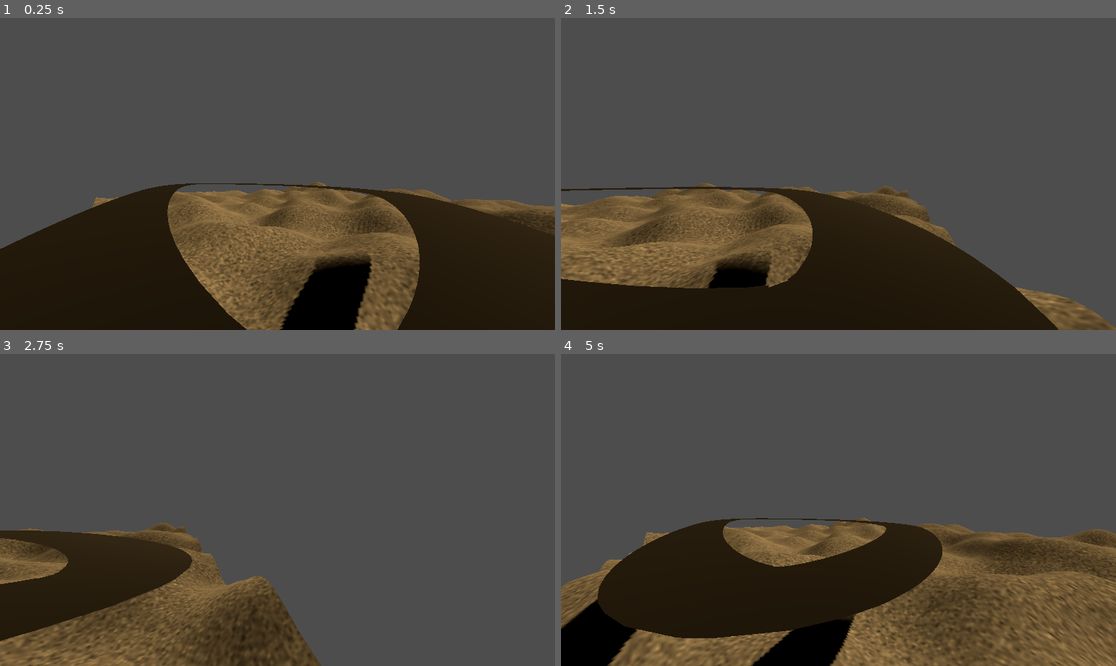
Above: before the commit, frames 1-4 (two rows, left to right).
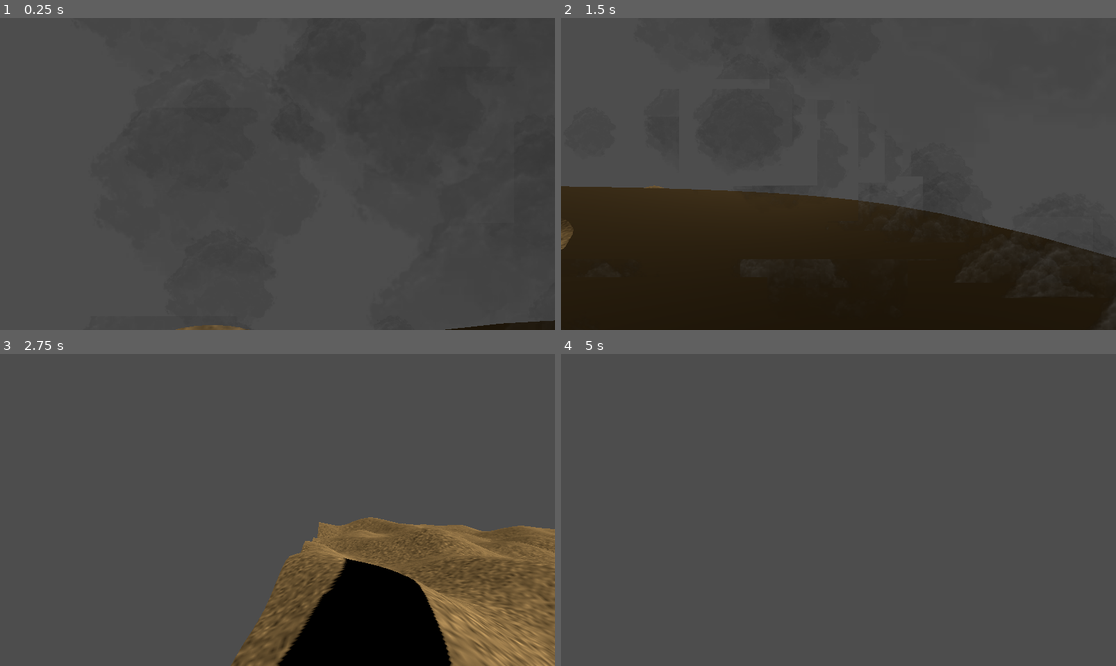
Above: after the commit, the same moments.

Repository: 360-g5/assignments
Game: Godot game, scene res://scenes/world.tscn
The game is run twice, just before and just after one commit, with the same random seed, the same clock (stepped at 60 frames per second) and the same inputs.
Inputs:
- Up to frame 1 (0.25 s): no input
- Up to frame 2 (1.5 s): hold Right (move_right) 0.53-1.28 s; hold Down (move_backward) from 1.28 s (still down)
- Up to frame 3 (2.75 s): release Down (move_backward) at 2.03 s; hold Right (move_right) from 2.03 s (still down)
- Up to frame 4 (5 s): release Right (move_right) at 2.78 s; hold Up (move_forward) 2.78-3.53 s; hold Left (move_left) from 3.53 s (still down)

The runs differ from the first frame. In frame 1, 42% of the frame differs, in the area x 0-100%, y 52-100%; in frame 2, 20%; in frame 3, 41%; in frame 4, 43%.

Commit message:
added collision to player and terrain and track

Diff:
--- a/a2-driving-sim/scenes/world.tscn
+++ b/a2-driving-sim/scenes/world.tscn
@@ -1,8 +1,7 @@
-[gd_scene load_steps=6 format=3 uid="uid://do5kyv4mx8gks"]
+[gd_scene load_steps=5 format=3 uid="uid://do5kyv4mx8gks"]
 
 [ext_resource type="Script" uid="uid://dkvjj525x38gr" path="res://scripts/main.gd" id="1_qfnet"]
 [ext_resource type="PackedScene" uid="uid://2los6sjctqyv" path="res://scenes/landscape.tscn" id="2_71j4m"]
-[ext_resource type="Script" uid="uid://by23c2rvurcbi" path="res://scripts/cameraController.gd" id="3_4mrxx"]
 [ext_resource type="PackedScene" uid="uid://by1cm68uwvuv6" path="res://scenes/track.tscn" id="4_qfnet"]
 [ext_resource type="Script" uid="uid://ci3ovhqchd178" path="res://scripts/DebugMesh.gd" id="6_e3hyu"]
 
@@ -13,9 +12,6 @@
 
 [node name="Landscape" parent="Environment" instance=ExtResource("2_71j4m")]
 
-[node name="Camera3D" type="Camera3D" parent="Environment"]
-script = ExtResource("3_4mrxx")
-
 [node name="Track" parent="." instance=ExtResource("4_qfnet")]
 spline_resolution = 20
 
--- a/a2-driving-sim/scripts/cameraController.gd
+++ /dev/null
@@ -1,35 +0,0 @@
-#create a camera3d node and attach as child to main 3dnode
-#in project, project settings, set up input handling
-extends Camera3D
-
-#movement settings
-@export var moveSpeed: float = 50.0
-@export var verticalSpeed: float = 30.0
-#@export var turnSpeed: float = 0.5
-@export var turnSpeed: float = 1.0
-
-var velocity: Vector3 = Vector3.ZERO
-
-func _process(delta: float) -> void:
-	handleMovement(delta)
-
-#handle movement inputs
-func handleMovement(delta: float) -> void:
-	var inputDir := Vector3.ZERO
-
-	if Input.is_action_pressed("move_forward"):
-		inputDir -= transform.basis.z
-	if Input.is_action_pressed("move_backward"):
-		inputDir += transform.basis.z
-
-	if Input.is_action_pressed("move_left"):
-		rotate_y(deg_to_rad(turnSpeed))
-	if Input.is_action_pressed("move_right"):
-		rotate_y(deg_to_rad(-turnSpeed))
-
-	#normalize to prevent faster diagonal movement
-	if inputDir.length() > 0:
-		inputDir = inputDir.normalized()
-
-	#apply movement
-	position += inputDir * moveSpeed * delta
--- a/a2-driving-sim/scripts/landscape.gd
+++ b/a2-driving-sim/scripts/landscape.gd
@@ -9,4 +9,18 @@
 	var terrain := terrain_generator.generate_mesh()
 	var texture = await terrain_generator.generate_texture()
 	terrain.set_surface_override_material(0, texture)
+	addCollisionToTerrain(terrain)
 	add_child(terrain)
+
+
+func addCollisionToTerrain(terrain):
+	#create a staticbody3D for collision
+	var staticBody = StaticBody3D.new()
+	terrain.add_child(staticBody)
+
+	#create collision shape from the mesh
+	var collisionShape = CollisionShape3D.new()
+	staticBody.add_child(collisionShape)
+	#generate collision shape from the track mesh
+	var shape = terrain.mesh.create_trimesh_shape()
+	collisionShape.shape = shape
--- a/a2-driving-sim/scripts/main.gd
+++ b/a2-driving-sim/scripts/main.gd
@@ -2,27 +2,49 @@
 extends Node3D
 
 #load camera for method
-const CameraController = preload("res://scripts/cameraController.gd")
+const PlayerController = preload("res://scripts/playerController.gd")
+const SmokeGenerator = preload("res://scripts/smokeGenerator.gd")
 
 func _ready():
-	# Camera
-	#add_child(make_camera(Vector3(264, 260, 460), Vector3(64, 60, 64)))
-	#add_child(make_camera(Vector3(64, 60, 160), Vector3(0, 60, 10)))
-	add_child(make_camera(Vector3(50, 60, 50), Vector3(200, 60, 150)))
-
-
-
+	add_child(makePlayerBody(Vector3(50, 60, 50)))
 	# Lighting
 	add_child(make_sun())
 #
-func make_camera(pos: Vector3, target: Vector3) -> Camera3D:
+
+
+#makes smoke a node that follows camera
+func makeSmoke(camera):
+	var smoke := Node3D.new()
+	smoke.set_script(SmokeGenerator)
+	camera.add_child(smoke)
+
+func makePlayerBody(pos: Vector3):
+	var player := CharacterBody3D.new()
+	player.set_script(PlayerController)
+	player.position = pos
+
+	#add collision to player
+	var collisionShape = CollisionShape3D.new()
+	var capsule = CapsuleShape3D.new()
+	capsule.radius = 1.0
+	capsule.height = 2.0
+	collisionShape.shape = capsule
+	player.add_child(collisionShape)
+
+	#add a camera as a child
 	var camera := Camera3D.new()
-	#attach camera to script
-	camera.set_script(CameraController)
-	camera.position = pos
-	camera.look_at_from_position(pos, target, Vector3.UP)
 	camera.current = true
-	return camera
+	#make cam a bit above
+	camera.position = Vector3(0, 2, 0)
+	player.add_child(camera)
+
+	#add smoke as child
+	var smoke := Node3D.new()
+	smoke.set_script(SmokeGenerator)
+	player.add_child(smoke)
+
+	return player
+
 
 
 func make_sun() -> DirectionalLight3D:
--- /dev/null
+++ b/a2-driving-sim/scripts/playerController.gd
@@ -0,0 +1,40 @@
+extends CharacterBody3D
+
+#movement settings
+@export var moveSpeed: float = 30.0
+@export var turnSpeed: float = 5.0
+@export var gravity: float = 20.0
+
+
+func _physics_process(delta: float) -> void:
+	handleMovement()
+	applyGravity(delta)
+	move_and_slide()
+
+#handle movement inputs
+func handleMovement() -> void:
+	var inputDir := Vector3.ZERO
+
+	if Input.is_action_pressed("move_forward"):
+		inputDir -= transform.basis.z
+	if Input.is_action_pressed("move_backward"):
+		inputDir += transform.basis.z
+	if Input.is_action_pressed("move_left"):
+		rotate_y(deg_to_rad(turnSpeed))
+	if Input.is_action_pressed("move_right"):
+		rotate_y(deg_to_rad(-turnSpeed))
+
+	#normalize to prevent faster diagonal movement
+	if inputDir.length() > 0:
+		inputDir = inputDir.normalized()
+
+	#set speed on ground
+	if is_on_floor():
+		velocity.x = inputDir.x * moveSpeed
+		velocity.z = inputDir.z * moveSpeed
+
+func applyGravity(delta: float) -> void:
+	if not is_on_floor():
+		velocity.y -= gravity * delta
+	else:
+		velocity.y = 0
--- /dev/null
+++ b/a2-driving-sim/scripts/smokeGenerator.gd
@@ -0,0 +1,57 @@
+#https://docs.godotengine.org/en/stable/classes/class_gpuparticles3d.html
+#https://docs.godotengine.org/en/stable/classes/class_particleprocessmaterial.html
+
+extends Node3D
+
+#vars for smoke path and colour
+@export var texturePath: String = "res://images/smoke.png"
+@export var smoke_color: Color = Color(0.8, 0.8, 0.8, 0.9)
+
+
+#call when instantiated
+func _ready():
+	create_smoke()
+
+#using gpu particles create smoke that follows the camera
+func create_smoke():
+	var smoke = GPUParticles3D.new()
+	smoke.amount = 400
+	smoke.lifetime = 8.0
+	smoke.preprocess = 8.0
+	smoke.one_shot = false
+	smoke.explosiveness = 0.0
+	smoke.local_coords = false
+	#culling factor
+	smoke.visibility_aabb = AABB(Vector3(-20, -20, -20), Vector3(40, 40, 40))
+
+
+	#create quad mesh for particle
+	var quad = QuadMesh.new()
+	quad.size = Vector2(5, 5)
+
+	#create material for particles
+	var material = StandardMaterial3D.new()
+	material.albedo_texture = load(texturePath)
+	material.transparency = BaseMaterial3D.TRANSPARENCY_ALPHA
+	#face camera alwayts
+	material.billboard_mode = BaseMaterial3D.BILLBOARD_PARTICLES
+	material.albedo_color = smoke_color
+	#render on top, may have to change this
+	material.depth_draw_mode = BaseMaterial3D.DEPTH_DRAW_ALWAYS
+	#ignore shading
+	material.flags_unshaded = true
+	quad.material = material
+	smoke.draw_pass_1 = quad
+
+	#particle behavuours
+	var mat = ParticleProcessMaterial.new()
+	mat.color = Color(0.8, 0.7, 0.55, 0.1)
+	mat.gravity = Vector3.ZERO
+	mat.initial_velocity_min = 1.5
+	mat.initial_velocity_max = 3.5
+	mat.spread = 105.0
+	smoke.process_material = mat
+
+
+	smoke.position = Vector3(0, -2, 6)
+	add_child(smoke)
--- a/a2-driving-sim/scripts/track_manager.gd
+++ b/a2-driving-sim/scripts/track_manager.gd
@@ -35,6 +35,8 @@
 		path.curve.add_point(point)
 
 	track_mesh.generate_from_curve(path.curve, track_width)
+	addCollisionToTrack()
+
 
 func get_control_points() -> Array:
 	# square tester track
@@ -86,3 +88,15 @@
 	wrapped.append(base_points[1])
 
 	return wrapped
+
+
+func addCollisionToTrack():
+	#create a staticbody3D for collision
+	var staticBody = StaticBody3D.new()
+	track_mesh.add_child(staticBody)
+	#create collision shape from the mesh
+	var collisionShape = CollisionShape3D.new()
+	staticBody.add_child(collisionShape)
+	#generate collision shape from the track mesh
+	var shape = track_mesh.mesh.create_trimesh_shape()
+	collisionShape.shape = shape
Binary file added: a2-driving-sim/images/smoke.png
Not shown, added: a2-driving-sim/images/smoke.png.import
Renamed: a2-driving-sim/scripts/cameraController.gd.uid -> a2-driving-sim/scripts/playerController.gd.uid
Not shown, added: a2-driving-sim/scripts/smokeGenerator.gd.uid
